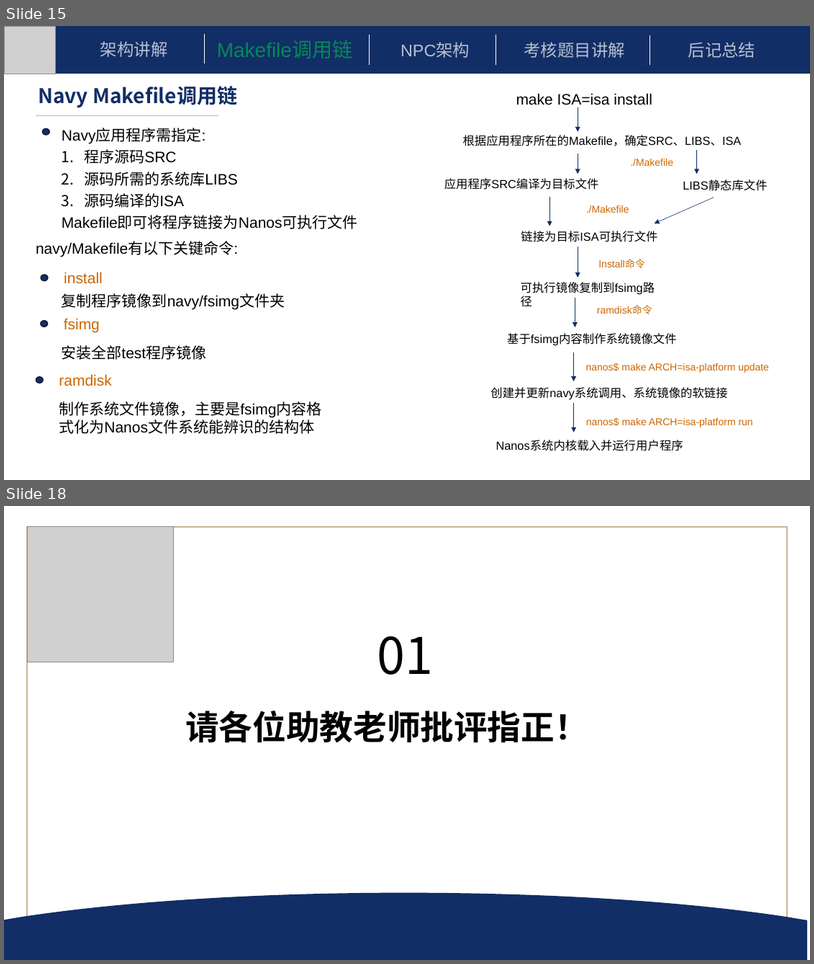
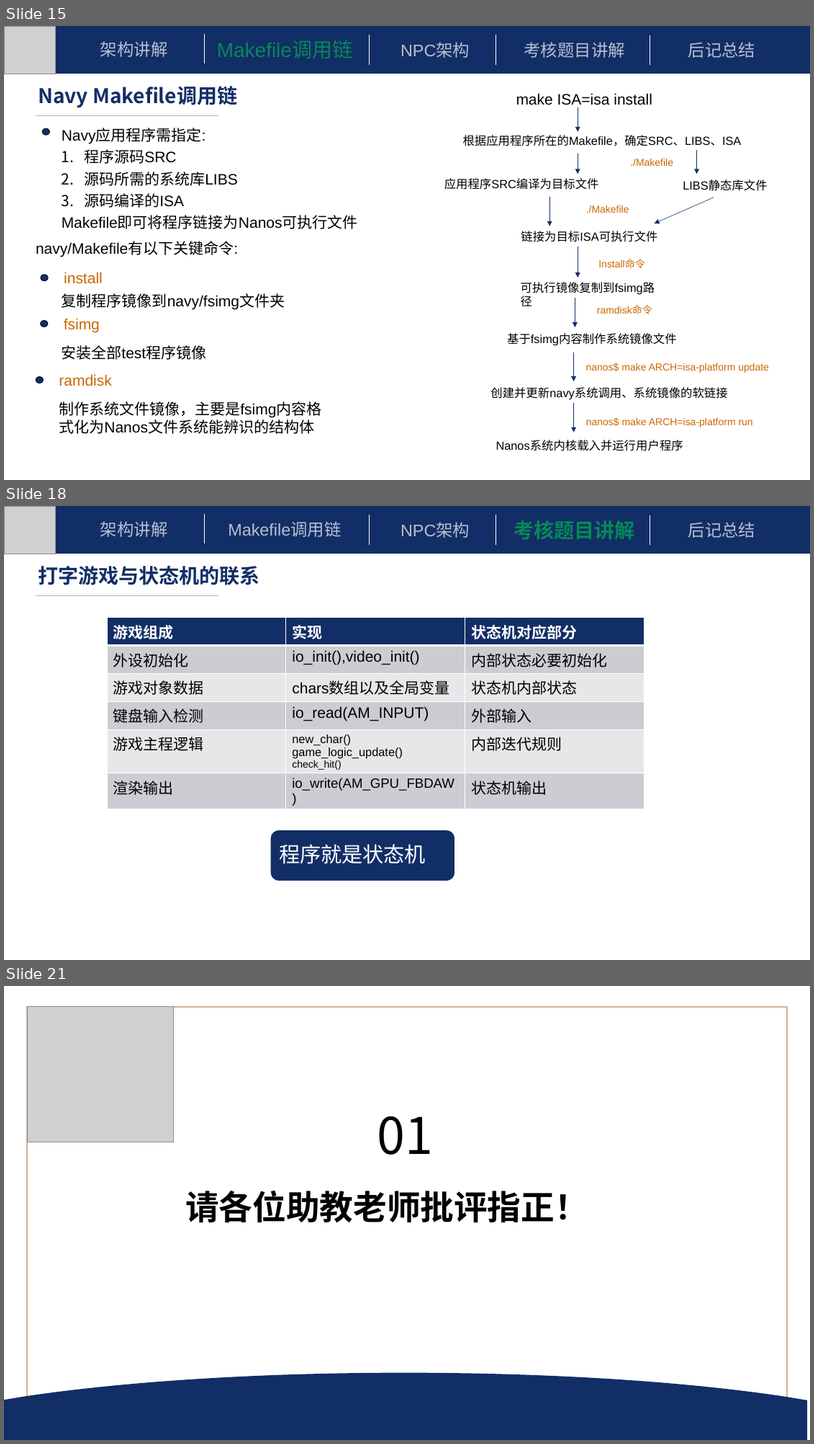
Before and after one commit to beautyseeker/YSYX, a slide deck: Misc/ysyx-C阶段答辩.pptx. Shown one above the other, each under a label of ours: slides 15 and 18 before the commit, slides 15, 18 and 21 after it; the slides between them are not shown. The pictures are 814x964 and 814x1444 pixels, drawn with LibreOffice and Linux fonts; fonts in the diff are those of the drawing; grey boxes stand for pictures. Boxes give left, top, right and bottom in pixels: in the first picture for what was removed or moved away, otherwise in the second. Text is boxed around its words. In the diff, an @@ line names an element or a change of style, - is before the commit and + after.

```diff
--- a/Misc/ysyx-C阶段答辩.pptx
+++ b/Misc/ysyx-C阶段答辩.pptx
@@ slide 18 added at bbox=[4, 506, 810, 960], background #FFFFFF @@
@@ rectangle added at bbox=[4, 506, 810, 554], fill #122E66 @@
@@ picture added at bbox=[4, 506, 55, 554] @@
@@ text added at bbox=[100, 521, 167, 537], 20 pt, text #FFFFFF at 70% opacity @@
+  架构讲解
@@ line added from (205, 514) to (205, 543), #FFFFFF 0.5 pt @@
@@ text added at bbox=[228, 522, 341, 537], 20 pt, text #FFFFFF at 70% opacity @@
+  Makefile调用链
@@ line added from (369, 515) to (369, 545), #FFFFFF 0.5 pt @@
@@ text added at bbox=[401, 523, 470, 538], 20 pt, text #FFFFFF at 70% opacity @@
+  NPC架构
@@ line added from (496, 515) to (496, 545), #FFFFFF 0.5 pt @@
@@ text added at bbox=[514, 520, 635, 540], 24 pt, text #00B050 at 70% opacity, bold @@
+  考核题目讲解
@@ line added from (650, 515) to (650, 545), #FFFFFF 0.5 pt @@
@@ text added at bbox=[689, 522, 756, 538], 20 pt, text #FFFFFF at 70% opacity @@
+  后记总结
@@ title added at bbox=[38, 566, 260, 585], 24 pt, text #122E66, bold @@
+打字游戏与状态机的联系
@@ line added from (36, 595) to (219, 595), #D0B296 0.5 pt @@
@@ table added at bbox=[107, 618, 644, 798], 6 rows, 3 columns @@
+游戏组成 | 实现 | 状态机对应部分
+外设初始化 | io_init(),video_init() | 内部状态必要初始化
+游戏对象数据 | chars数组以及全局变量 | 状态机内部状态
+键盘输入检测 | io_read(AM_INPUT) | 外部输入
+游戏主程逻辑 | new_char() / game_logic_update() check_hit() | 内部迭代规则
+渲染输出 | io_write(AM_GPU_FBDAW) | 状态机输出
@@ freeform shape added at bbox=[270, 830, 455, 881], fill #122E66, outline #FFFFFF 1 pt, 25 pt, text #FFFFFF @@
+程序就是状态机
@@ what was slide 18 is now slide 21 @@
```
Also in this commit, not shown: 9 slides changed, 2 other slides added.
